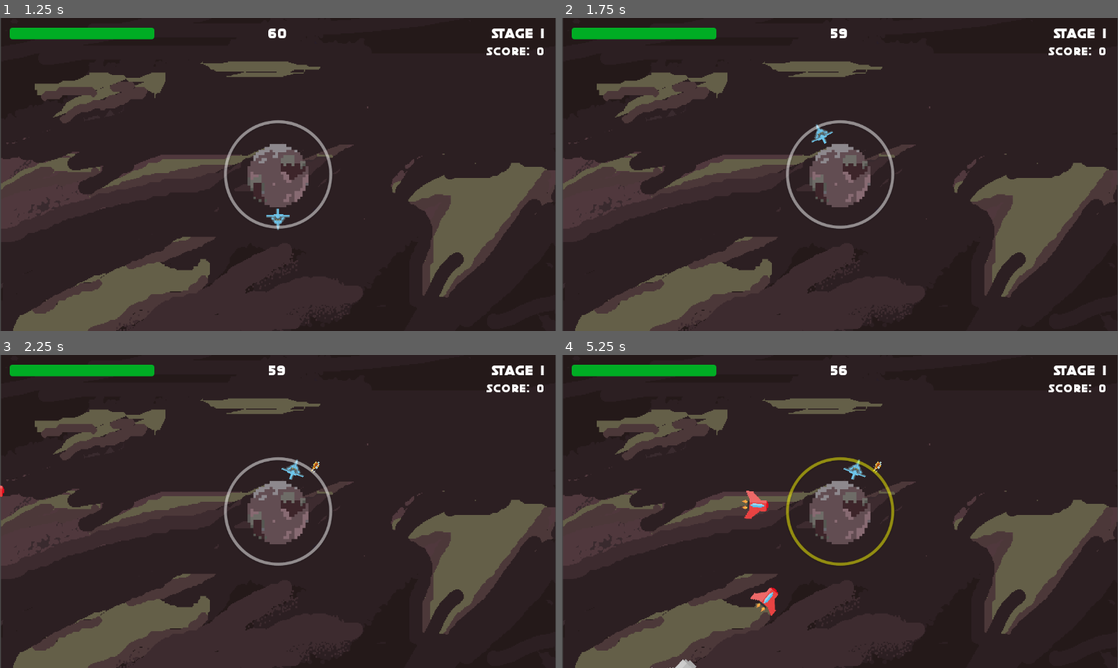
Above: before the commit, frames 1-4 (two rows, left to right).
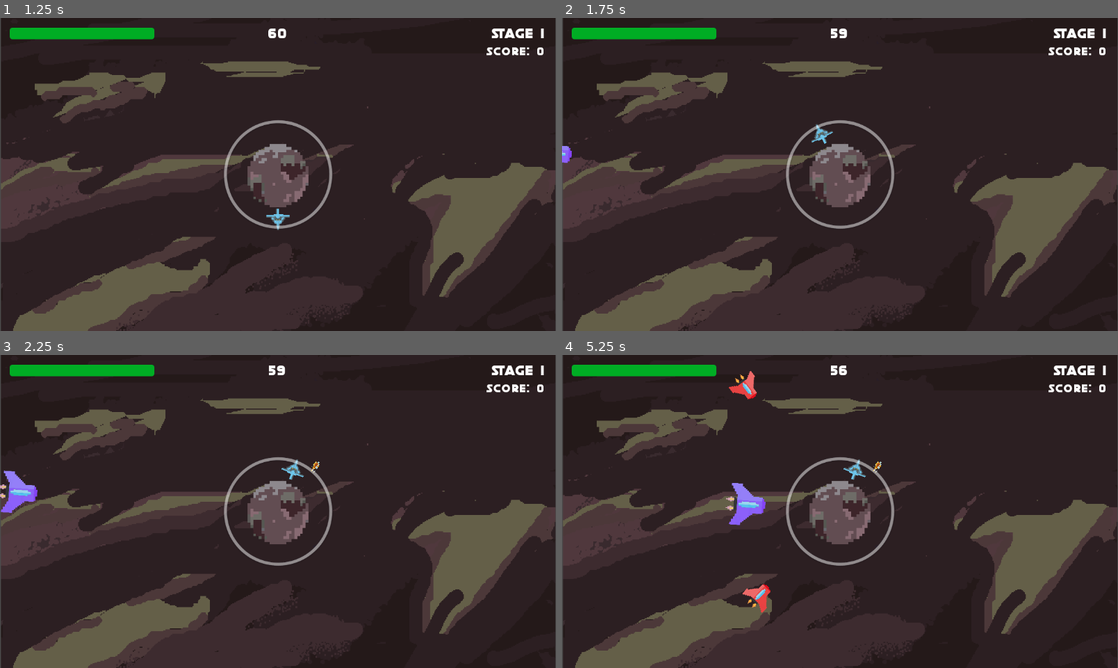
Above: after the commit, the same moments.

Repository: Affirmadrip/orbital-shield-defense
Game: Godot game, scene res://scenes/main_menu.tscn
Two runs of this game, one before a commit and one after it. Both use one fixed random seed, a clock stepped at 60 frames per second and the inputs below.
Inputs:
- Up to frame 1 (1.25 s): click "Start game" at 0.5 s
- Up to frame 2 (1.75 s): tap Enter at 1.25 s; hold D (Fly_right) from 1.28 s (still down); hold Shift (Fly_Faster) from 1.28 s (still down)
- Up to frame 3 (2.25 s): release D (Fly_right) at 2.03 s; release Shift (Fly_Faster) at 2.03 s; hold A (Fly_left) from 2.03 s (still down); tap Space (Shoot) at 2.1 s
- Up to frame 4 (5.25 s): release A (Fly_left) at 2.78 s; hold Shift (Fly_Faster) 2.78-3.53 s; hold D (Fly_right) 2.78-4.28 s; tap Space (Shoot) at 3.6, 5.1 s; hold Shift (Fly_Faster) 4.28-5.03 s; hold A (Fly_left) from 4.28 s (still down)

Frame 1 is identical in both runs. In frame 2, less than 0.1% of the frame differs, in the area x 0-2%, y 40-47%; in frame 3, 0.5%; in frame 4, 1.9%, in the area x 16-60%, y 5-100%.

Commit message:
added alien configs, some logic likes killed get scores

Diff:
--- a/scripts/alien.gd
+++ b/scripts/alien.gd
@@ -12,6 +12,10 @@
 @export var tex_red: Texture2D
 @export var tex_purple: Texture2D
 @export var tex_grey: Texture2D
+
+signal destroyed(score_val: int)
+
+@export var score_value: int = 10
 
 var target_pos: Vector2 = Vector2.ZERO
 
@@ -46,6 +50,7 @@
 			speed = 140.0
 			damage_to_barrier = 1
 			max_hp = 10
+			score_value = 10
 			sprite.scale = Vector2(0.1, 0.1)
 
 		AlienType.PURPLE:
@@ -53,6 +58,7 @@
 			speed = 115.0
 			damage_to_barrier = 1.25
 			max_hp = 25
+			score_value = 25
 			sprite.scale = Vector2(0.15, 0.15)
 
 		AlienType.GREY:
@@ -60,6 +66,7 @@
 			speed = 95.0
 			damage_to_barrier = 1.5
 			max_hp = 60
+			score_value = 45
 			sprite.scale = Vector2(0.2, 0.2)
 
 	hp = max_hp
@@ -67,4 +74,5 @@
 func take_damage(dmg: int) -> void:
 	hp -= dmg
 	if hp <= 0:
+		destroyed.emit(score_value)
 		queue_free()
--- a/scripts/stage.gd
+++ b/scripts/stage.gd
@@ -24,27 +24,30 @@
 
 var stage_duration: float = 60.0
 var stage_timer: float = 0.0
+var target_score_for_stage: int = 500
 var spawn_queue: Array[int] = []
 var current_spawn_interval: float = 1.0
 var time_until_next_spawn: float = 0.0
 
-# Stage Configuration
+# Stage Configuration: Define enemies and time for each stage here
 var stage_config = {
 	1: {
 		"duration": 60.0,
-		"aliens": {
-			Alien.AlienType.RED: 30,
-			Alien.AlienType.PURPLE: 5,
-			Alien.AlienType.GREY: 2
-		}
-	},
-	2: {
-		"duration": 85.0,
+		"target_score": 500,
 		"aliens": {
 			Alien.AlienType.RED: 45,
 			Alien.AlienType.PURPLE: 10,
 			Alien.AlienType.GREY: 4
 		}
+	},
+	2: {
+		"duration": 85.0,
+		"target_score": 850,
+		"aliens": {
+			Alien.AlienType.RED: 60,
+			Alien.AlienType.PURPLE: 15,
+			Alien.AlienType.GREY: 6
+		}
 	}
 }
 
@@ -81,11 +84,16 @@
 		config = stage_config[2].duplicate(true)
 		var diff = current_stage - 2
 		config["duration"] += 10 * diff
+		config["target_score"] += 400 * diff
 		config["aliens"][Alien.AlienType.RED] += 5 * diff
 		config["aliens"][Alien.AlienType.PURPLE] += 2 * diff
 
 	stage_duration = config["duration"]
 	stage_timer = stage_duration
+	score = 0
+
+	target_score_for_stage = config["target_score"]
+
 	_create_enemy_list(config["aliens"])
 
 	# Calculate how fast to spawn enemies
@@ -146,6 +154,7 @@
 
 	var a: Alien = alien_scene.instantiate()
 	aliens_container.add_child(a)
+	a.destroyed.connect(_on_alien_destroyed)
 
 	var center := planet.global_position
 	# Spawn randomly outside the screen
@@ -167,9 +176,14 @@
 	a.alien_type = type
 	a.set_target(center)
 
+func _on_alien_destroyed(val: int) -> void:
+	score += val
+	_update_stage_ui()
+	_check_win_condition()
+
 func _check_win_condition() -> void:
-	# Win if no enemies left to spawn AND all enemies on screen are dead
-	if spawn_queue.is_empty() and aliens_container.get_child_count() == 0:
+	# Win if score >= target
+	if score >= target_score_for_stage:
 		_on_stage_clear()
 
 func _check_loss_condition() -> void:
